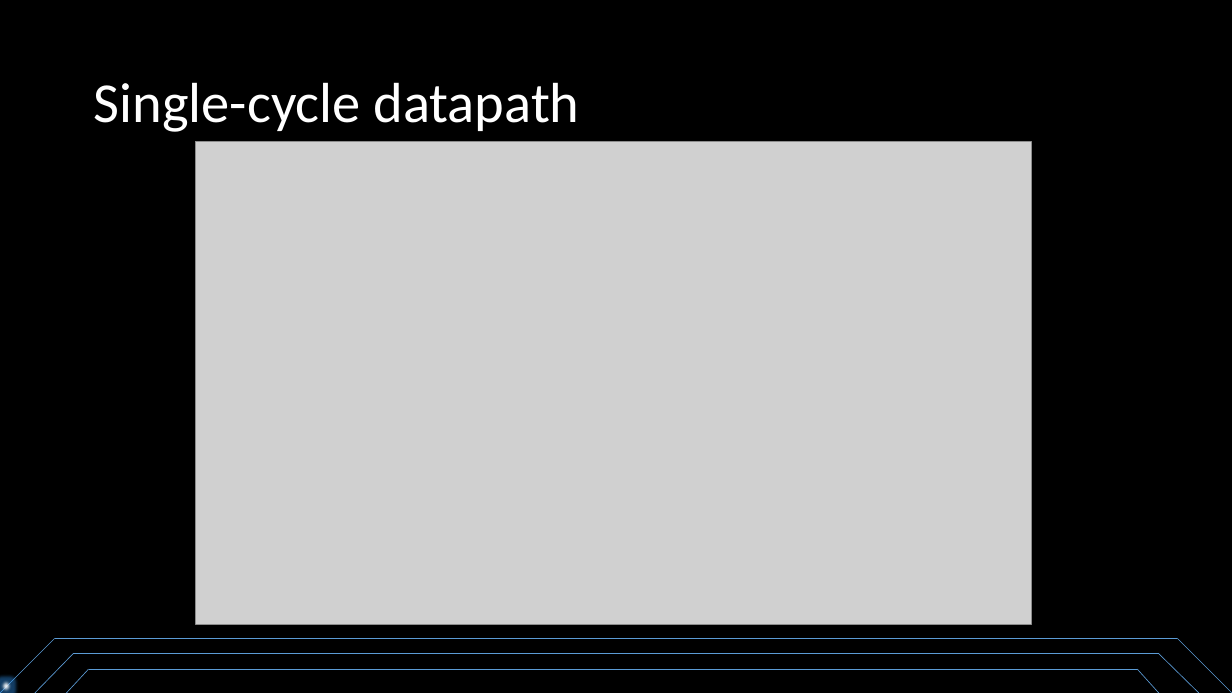
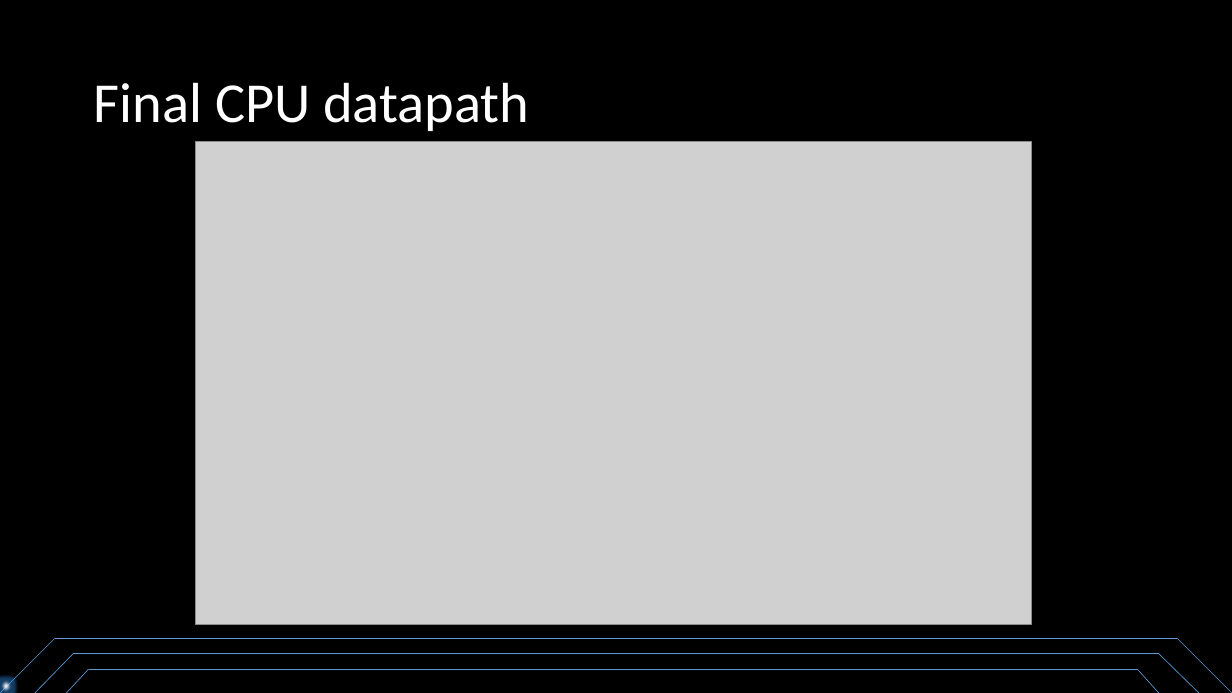
Before and after one commit to rrotaru/CS385-CPU, a slide deck: slide 5 of Source Files/Final/CPU Architecture.pptx. Drawn at 1232x693 pixels with LibreOffice and Linux fonts; fonts in the diff are those of the drawing; grey boxes stand for pictures. Boxes give left, top, right and bottom in pixels: in the first picture for what was removed or moved away, otherwise in the second. Text is boxed around its words. In the diff, an @@ line names an element or a change of style, - is before the commit and + after.

```diff
--- a/Source Files/Final/CPU Architecture.pptx
+++ b/Source Files/Final/CPU Architecture.pptx
@@ title at box(94, 82, 529, 131): text changed @@
-Single-cycle datapath
+Final CPU datapath
```
Also in this commit, not shown: 1 other file.
